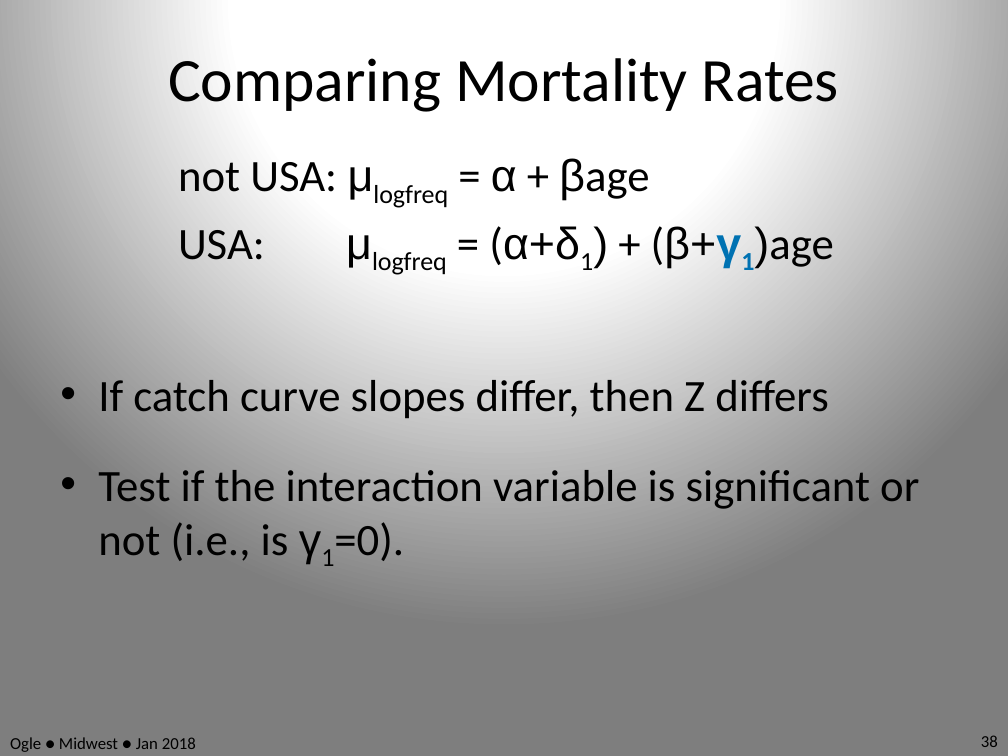
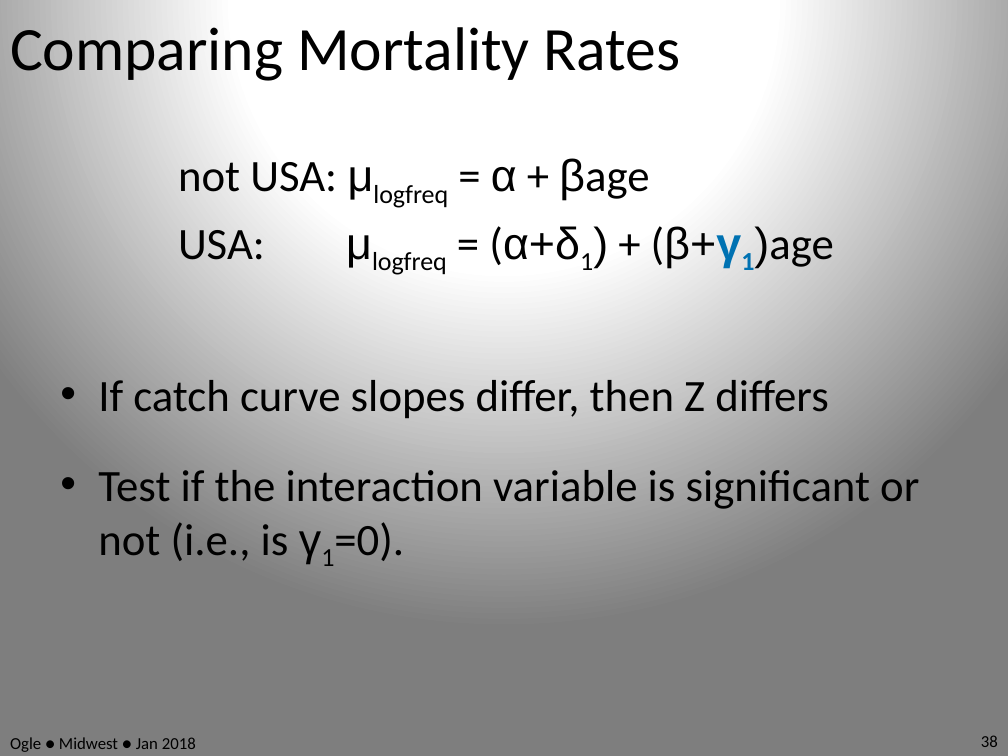
Before and after one commit to anhnguyendepocen/RcourseMidwest2018, a slide deck: slide 38 of Slides.pptx. Drawn at 1008x756 pixels with LibreOffice and Linux fonts; fonts in the diff are those of the drawing. Boxes give left, top, right and bottom in pixels: in the first picture for what was removed or moved away, otherwise in the second. Text is boxed around its words. In the diff, an @@ line names an element or a change of style, - is before the commit and + after.

```diff
--- a/Slides.pptx
+++ b/Slides.pptx
@@ text "Comparing Mortality Rates": place and size @@
-text "Comparing Mortality Rates" at <box>168,58,839,112</box>
+text "Comparing Mortality Rates" at <box>10,19,681,85</box>
@@ text "Comparing Mortality Rates" at <box>10,19,681,85</box>: alignment centre to left @@
```
Also in this commit, not shown: 58 other slides changed, 1 slide added, 1 slide removed.
